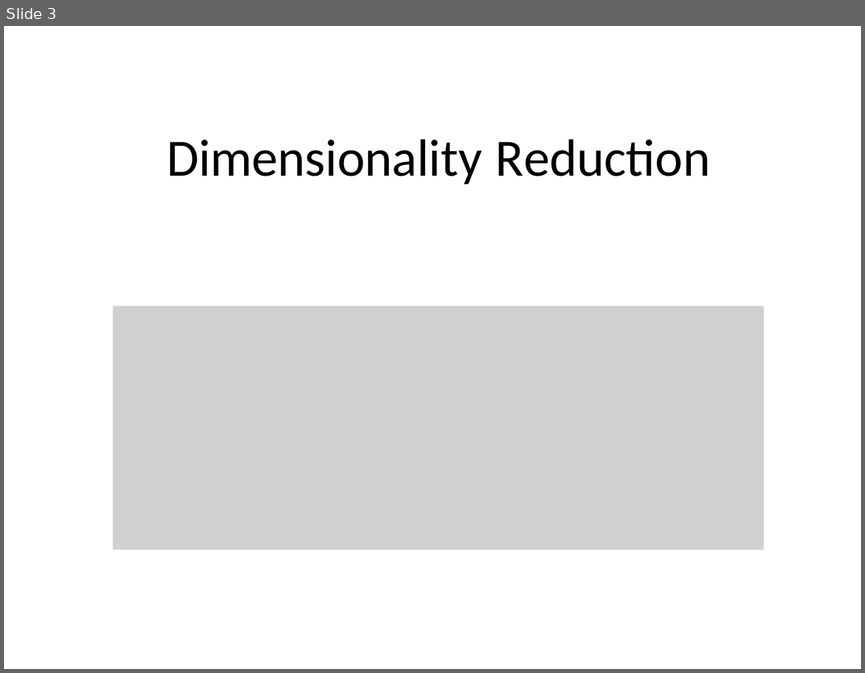
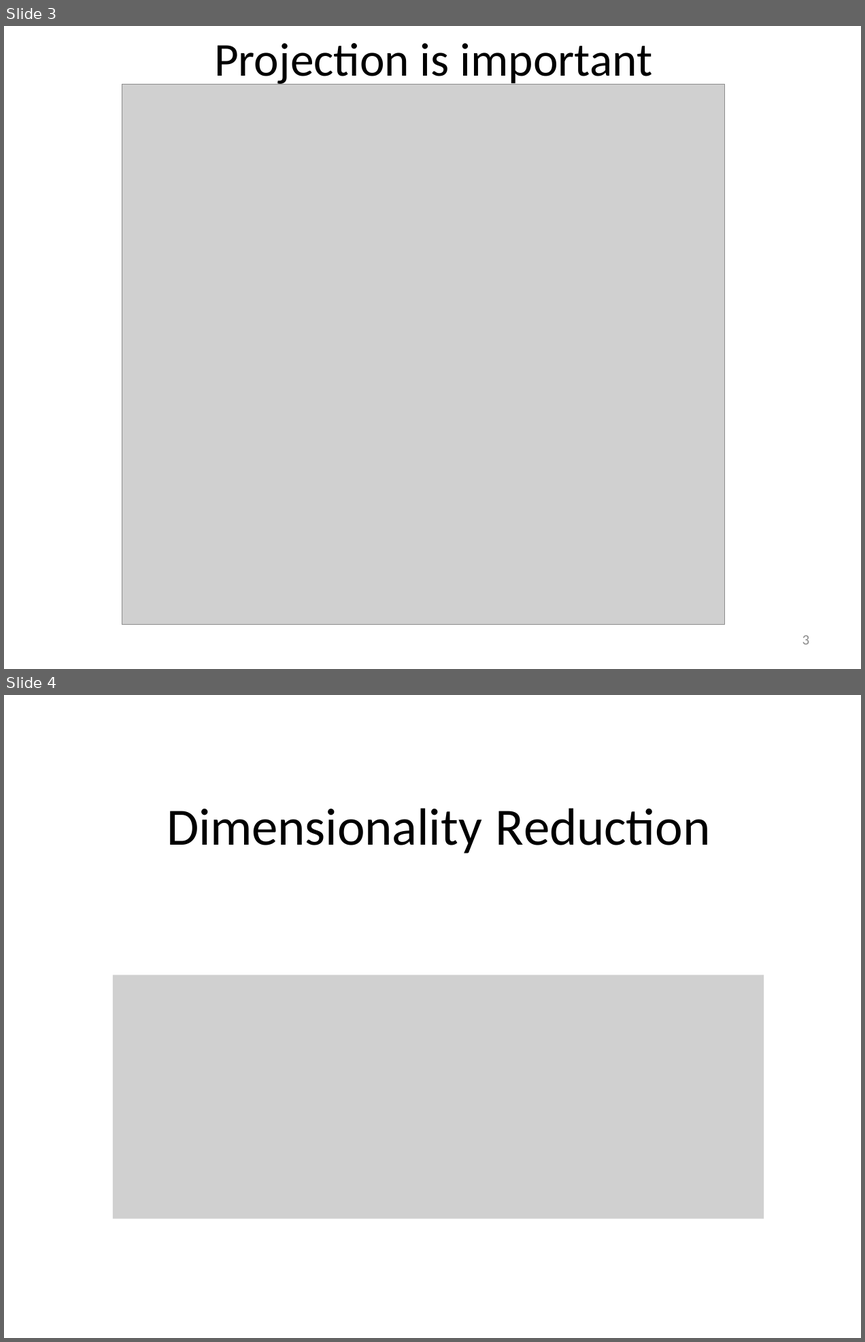
Before and after one commit to a-vodka/dv, a slide deck: dv-lec9-dim-reduc-PCA+SVD.pptx. Shown one above the other, each under a label of ours: slide 3 before the commit, slides 3 and 4 after it. The pictures are 865x673 and 865x1342 pixels, drawn with LibreOffice and Linux fonts; fonts in the diff are those of the drawing; grey boxes stand for pictures; background and template pictures are left out. Boxes give left, top, right and bottom in pixels: in the first picture for what was removed or moved away, otherwise in the second. Text is boxed around its words. In the diff, an @@ line names an element or a change of style, - is before the commit and + after.

```diff
--- a/dv-lec9-dim-reduc-PCA+SVD.pptx
+++ b/dv-lec9-dim-reduc-PCA+SVD.pptx
@@ slide 3 added at (4, 26, 861, 669), background picture (left out) @@
@@ title added at (214, 43, 653, 88), 39.6 pt, text #000000 @@
+Projection is important
@@ picture added at (122, 84, 725, 624) @@
@@ page number added at (802, 635, 810, 644), 12 pt, text #8C8C8C @@
+3
@@ what was slide 3 is now slide 4 @@
```
Also in this commit, not shown: 2 slides changed, 1 other slide added, 1 slide removed, 2 other files.
